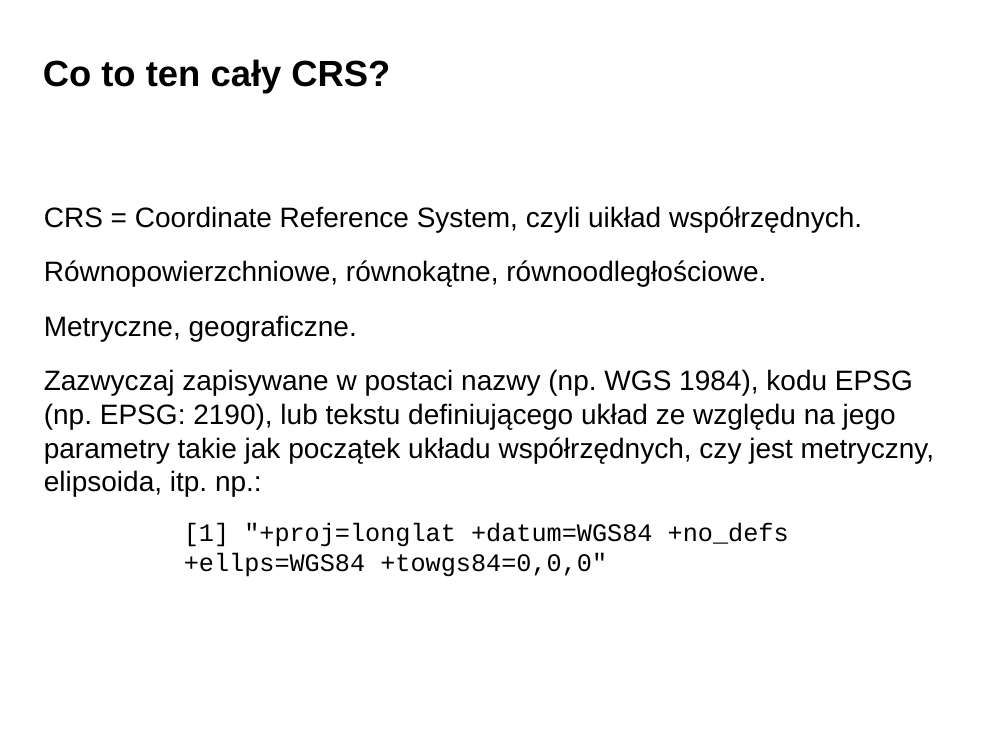
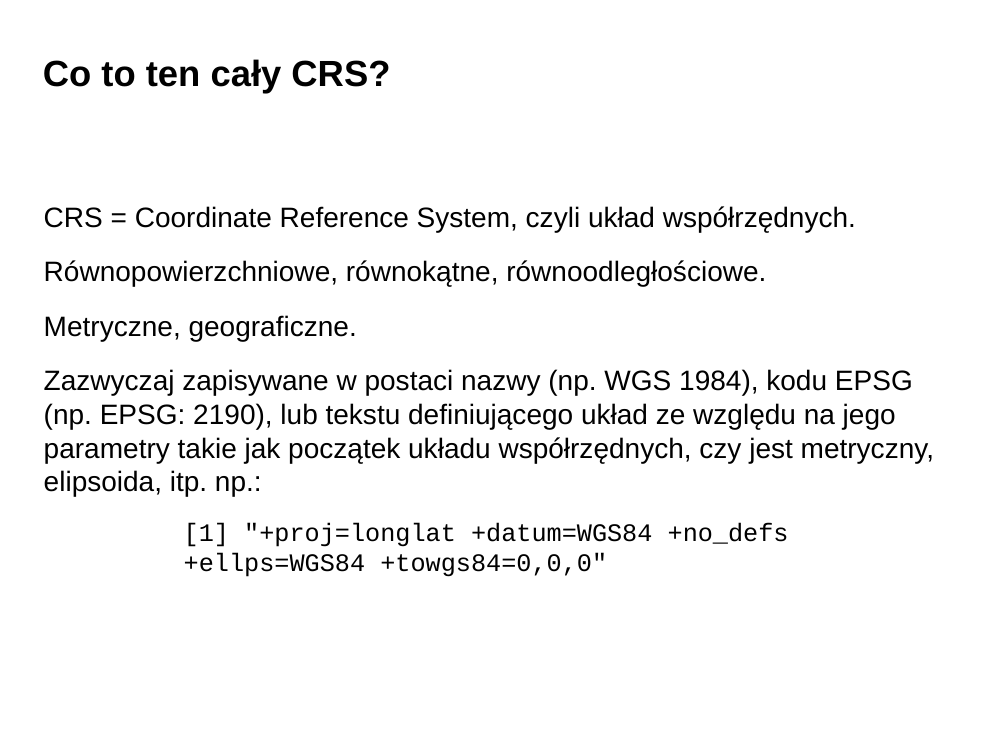
Before and after one commit to dabrowskia/ADP2020, a slide deck: slide 32 of presentations/Analiza Danych Przestrzennych 02.pptx. Drawn at 1008x756 pixels with LibreOffice and Linux fonts; fonts in the diff are those of the drawing; background and template pictures are left out. Boxes give left, top, right and bottom in pixels: in the first picture for what was removed or moved away, otherwise in the second. Text is boxed around its words. In the diff, an @@ line names an element or a change of style, - is before the commit and + after.

```diff
--- a/presentations/Analiza Danych Przestrzennych 02.pptx
+++ b/presentations/Analiza Danych Przestrzennych 02.pptx
@@ text at box(44, 206, 856, 232): text changed @@
-CRS = Coordinate Reference System, czyli uikład współrzędnych.
+CRS = Coordinate Reference System, czyli układ współrzędnych.
```
Also in this commit, not shown: 2 other slides changed, 1 other file.
